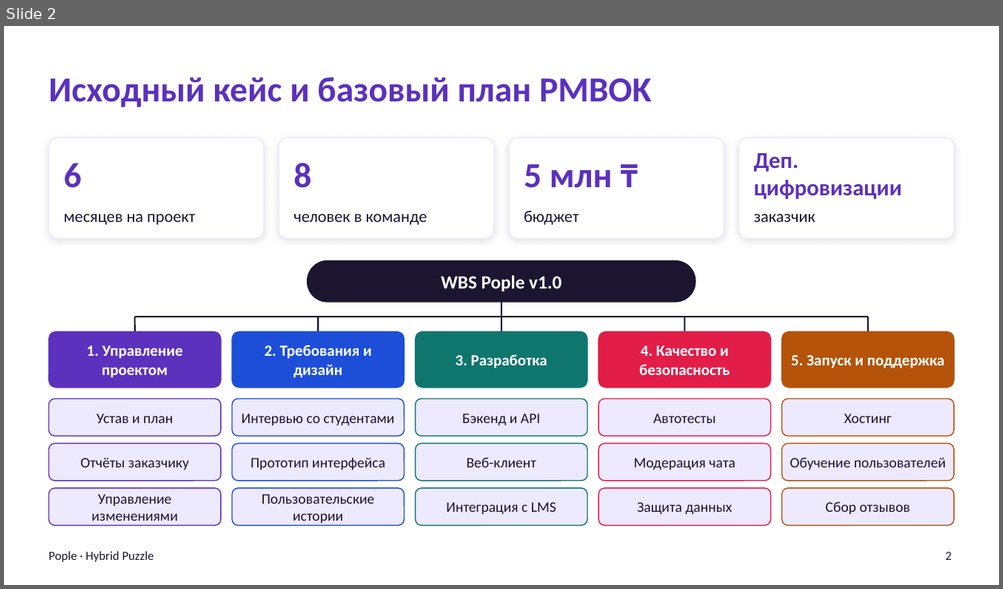
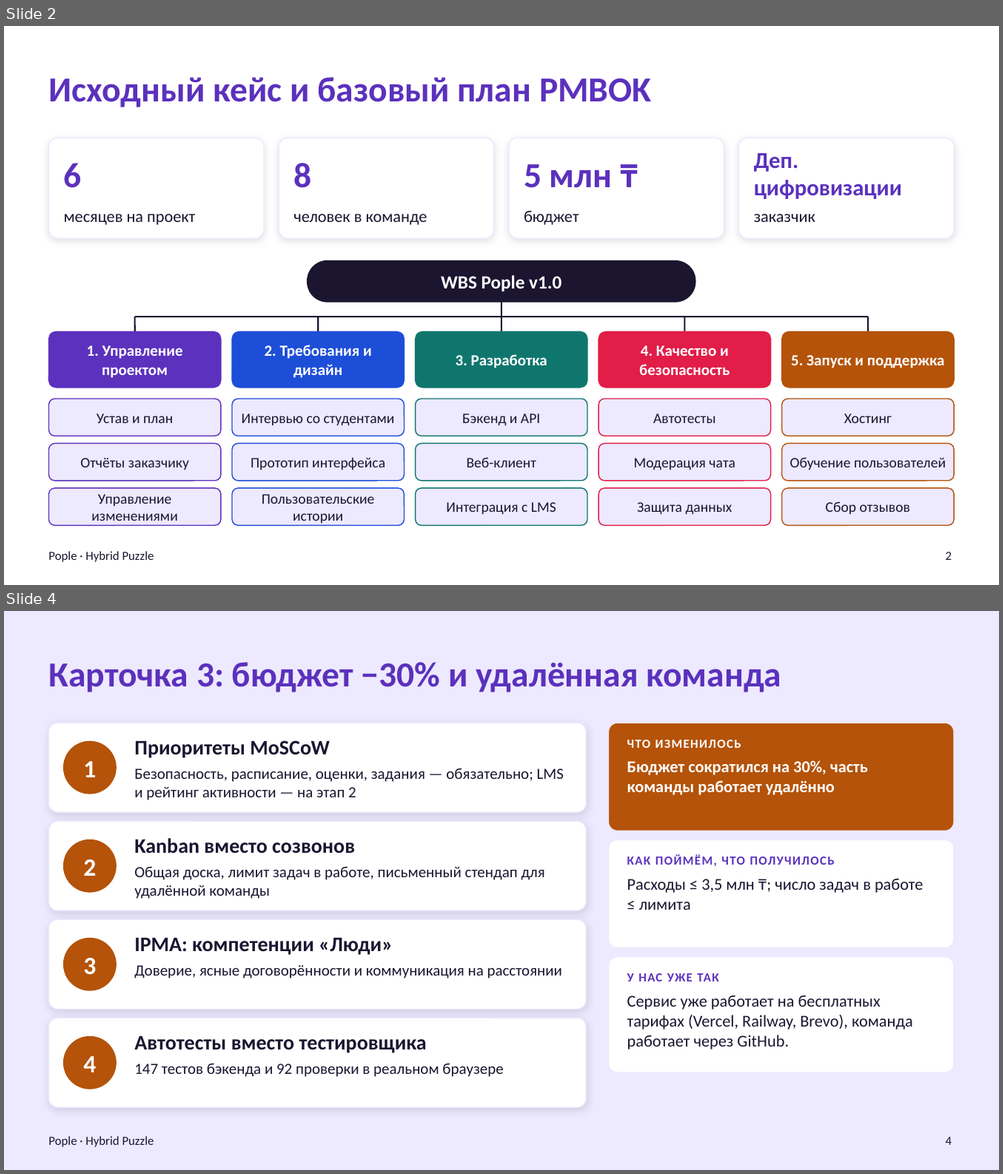
Before and after one commit to taekeanoshi/Almau_messanger, a slide deck: docs/hybrid_pople/Hybrid_Puzzle_Pople.pptx. Shown one above the other, each under a label of ours: slide 2 before the commit, slides 2 and 4 after it; the slides between them are not shown. The pictures are 1003x589 and 1003x1174 pixels, drawn with LibreOffice and Linux fonts; fonts in the diff are those of the drawing. Boxes give left, top, right and bottom in pixels: in the first picture for what was removed or moved away, otherwise in the second. Text is boxed around its words. In the diff, an @@ line names an element or a change of style, - is before the commit and + after.

```diff
--- a/docs/hybrid_pople/Hybrid_Puzzle_Pople.pptx
+++ b/docs/hybrid_pople/Hybrid_Puzzle_Pople.pptx
@@ slide 4 added at box(4, 611, 999, 1170), background #EDE9FE; not listed: 1 template element that a slide beside it also shows @@
@@ title added at box(48, 662, 782, 692), 34 pt, text #5B31BD, bold @@
+Карточка 3: бюджет −30% и удалённая команда
@@ rounded rectangle added at box(48, 723, 586, 812), fill #FFFFFF, outline #EDE9FE 1 pt @@
@@ ellipse added at box(64, 741, 116, 794), fill #B45309, outline #B45309 1 pt @@
@@ text added at box(134, 741, 330, 758), 20 pt, text #1B1530, bold @@
+Приоритеты MoSCoW
@@ rounded rectangle added at box(609, 723, 954, 831), fill #B45309, outline #EDE9FE 1 pt @@
@@ text added at box(627, 740, 741, 748), 12 pt, text #FFFFFF, bold @@
+ЧТО ИЗМЕНИЛОСЬ
@@ text added at box(83, 761, 96, 777), 24 pt, text #FFFFFF, bold @@
+1
@@ text added at box(627, 760, 868, 795), 16 pt, text #FFFFFF, bold @@
+Бюджет сократился на 30%, часть команды работает удалённо
@@ text added at box(134, 768, 563, 800), 15 pt, text #1B1530 @@
+Безопасность, расписание, оценки, задания — обязательно; LMS и рейтинг активности — на этап 2
@@ rounded rectangle added at box(48, 821, 586, 911), fill #FFFFFF, outline #EDE9FE 1 pt @@
@@ ellipse added at box(64, 840, 116, 892), fill #B45309, outline #B45309 1 pt @@
@@ text added at box(134, 838, 355, 854), 20 pt, text #1B1530, bold @@
+Kanban вместо созвонов
@@ rounded rectangle added at box(609, 840, 954, 948), fill #FFFFFF, outline #EDE9FE 1 pt @@
@@ text added at box(627, 854, 834, 866), 12 pt, text #5B31BD, bold @@
+КАК ПОЙМЁМ, ЧТО ПОЛУЧИЛОСЬ
@@ text added at box(83, 860, 96, 876), 24 pt, text #FFFFFF, bold @@
+2
@@ text added at box(134, 866, 545, 899), 15 pt, text #1B1530 @@
+Общая доска, лимит задач в работе, письменный стендап для удалённой команды
@@ text added at box(627, 879, 922, 910), 16 pt, text #1B1530 @@
+Расходы ≤ 3,5 млн ₸; число задач в работе ≤ лимита
@@ rounded rectangle added at box(48, 920, 586, 1009), fill #FFFFFF, outline #EDE9FE 1 pt @@
@@ ellipse added at box(64, 939, 116, 991), fill #B45309, outline #B45309 1 pt @@
@@ text added at box(134, 937, 392, 955), 20 pt, text #1B1530, bold @@
+IPMA: компетенции «Люди»
@@ text added at box(83, 958, 96, 975), 24 pt, text #FFFFFF, bold @@
+3
@@ text added at box(134, 965, 562, 979), 15 pt, text #1B1530 @@
+Доверие, ясные договорённости и коммуникация на расстоянии
@@ rounded rectangle added at box(609, 957, 954, 1073), fill #FFFFFF, outline #EDE9FE 1 pt @@
@@ text added at box(627, 974, 719, 982), 12 pt, text #5B31BD, bold @@
+У НАС УЖЕ ТАК
@@ text added at box(627, 996, 913, 1050), 16 pt, text #1B1530 @@
+Сервис уже работает на бесплатных тарифах (Vercel, Railway, Brevo), команда работает через GitHub.
@@ rounded rectangle added at box(48, 1019, 586, 1108), fill #FFFFFF, outline #EDE9FE 1 pt @@
@@ ellipse added at box(64, 1037, 116, 1089), fill #B45309, outline #B45309 1 pt @@
@@ text added at box(134, 1036, 427, 1054), 20 pt, text #1B1530, bold @@
+Автотесты вместо тестировщика
@@ text added at box(83, 1056, 96, 1073), 24 pt, text #FFFFFF, bold @@
+4
@@ text added at box(134, 1063, 503, 1077), 15 pt, text #1B1530 @@
+147 тестов бэкенда и 92 проверки в реальном браузере
@@ page number added at box(945, 1137, 951, 1145), 12 pt, text #1B1530 @@
+4
```
Also in this commit, not shown: 4 slides changed, 2 other slides added, 3 slides removed.
